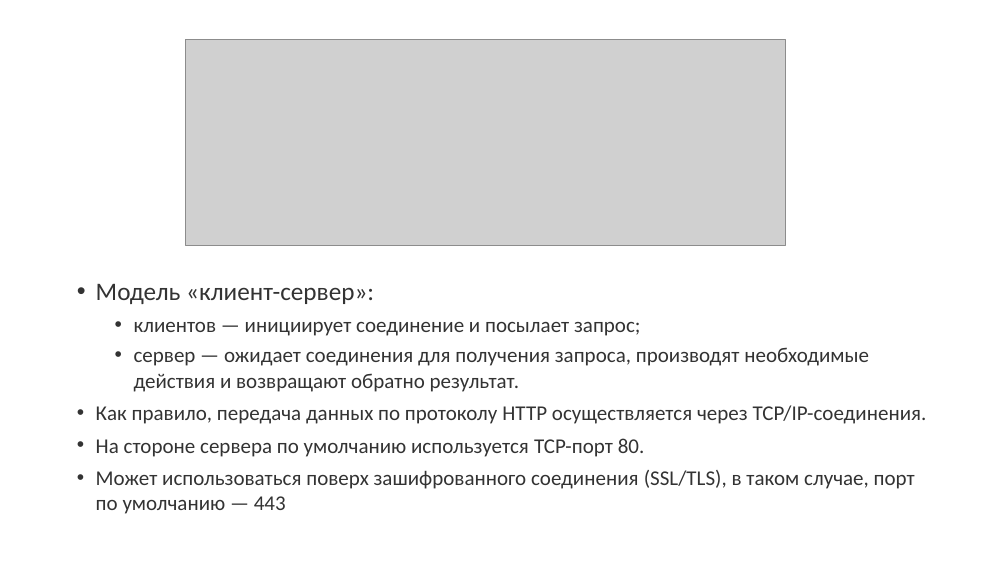
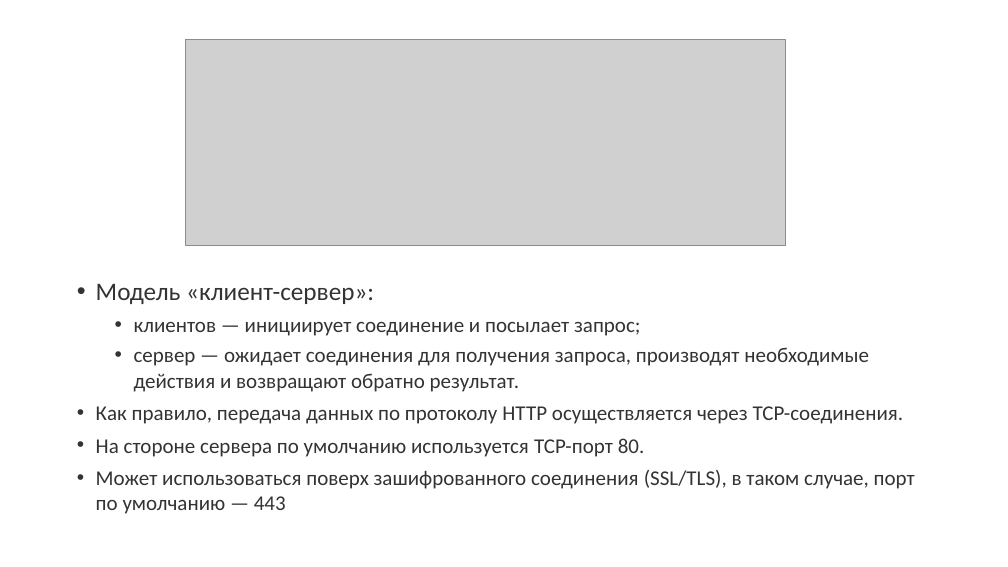
Before and after one commit to xtrueman/network_programming, a slide deck: slide 4 of HTTP-proto.pptx (slide 3 before the commit). Drawn at 1008x567 pixels with LibreOffice and Linux fonts; fonts in the diff are those of the drawing; grey boxes stand for pictures. Boxes give left, top, right and bottom in pixels: in the first picture for what was removed or moved away, otherwise in the second. Text is boxed around its words. In the diff, an @@ line names an element or a change of style, - is before the commit and + after.

Commit message:
HTTP

```diff
--- a/HTTP-proto.pptx
+++ b/HTTP-proto.pptx
@@ text at [96, 406, 904, 424]: text changed @@
-• Как правило, передача данных по протоколу HTTP осуществляется через TCP/IP-соединения.
+• Как правило, передача данных по протоколу HTTP осуществляется через TCP-соединения.
```
Also in this commit, not shown: 28 other slides changed, 3 slides added, 1 other file.
